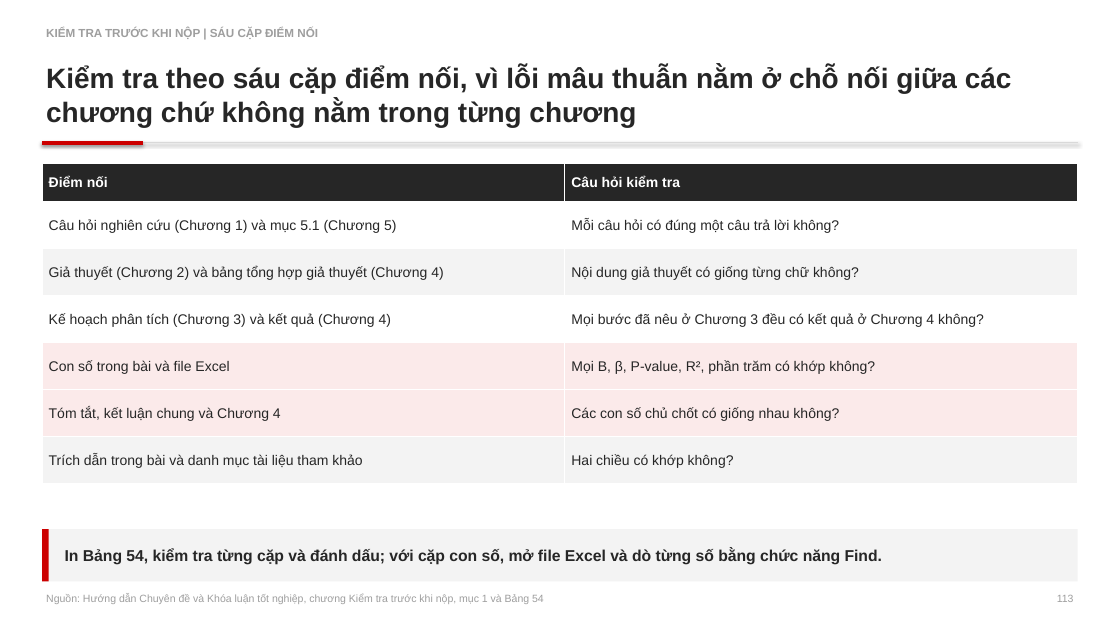
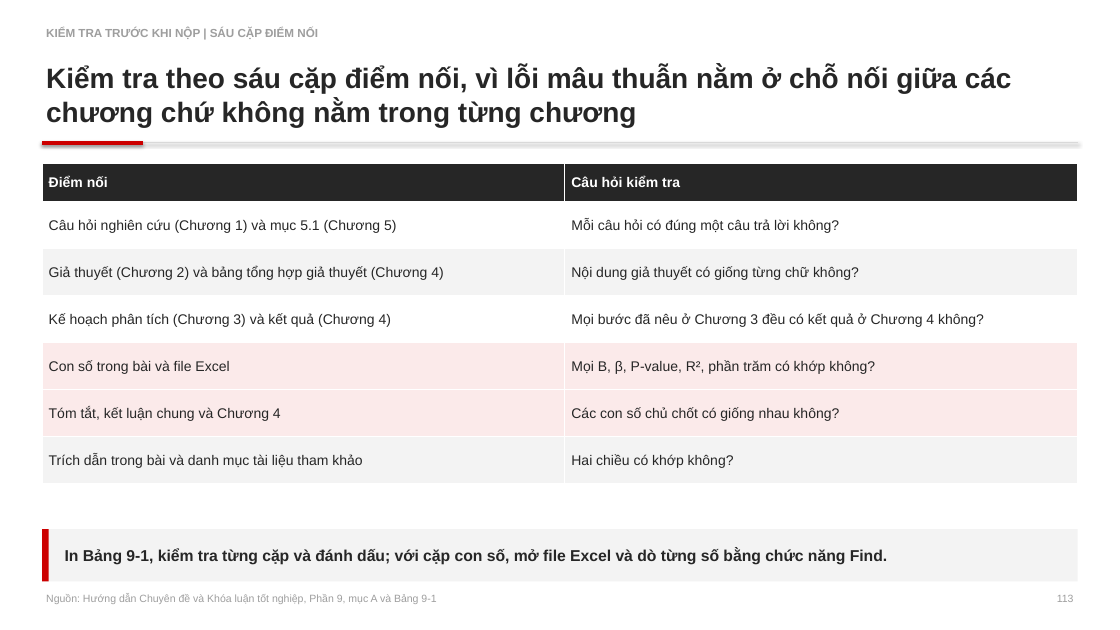
Before and after one commit to johnneinadlerr0353-bot/sachhuongdan, a slide deck: slide 113 of Core_Slide_2_HD2_Bain.pptx. Drawn at 1120x630 pixels with LibreOffice and Linux fonts; fonts in the diff are those of the drawing. Boxes give left, top, right and bottom in pixels: in the first picture for what was removed or moved away, otherwise in the second. Text is boxed around its words. In the diff, an @@ line names an element or a change of style, - is before the commit and + after.

```diff
--- a/Core_Slide_2_HD2_Bain.pptx
+++ b/Core_Slide_2_HD2_Bain.pptx
@@ text at [65, 548, 887, 565]: text changed @@
-In Bảng 54, kiểm tra từng cặp và đánh dấu; với cặp con số, mở file Excel và dò từng số bằng chức năng Find.
+In Bảng 9-1, kiểm tra từng cặp và đánh dấu; với cặp con số, mở file Excel và dò từng số bằng chức năng Find.
@@ text at [46, 594, 436, 604]: text changed @@
-Nguồn: Hướng dẫn Chuyên đề và Khóa luận tốt nghiệp, chương Kiểm tra trước khi nộp, mục 1 và Bảng 54
+Nguồn: Hướng dẫn Chuyên đề và Khóa luận tốt nghiệp, Phần 9, mục A và Bảng 9-1
```
Also in this commit, not shown: 117 other slides changed, 4 other files.
